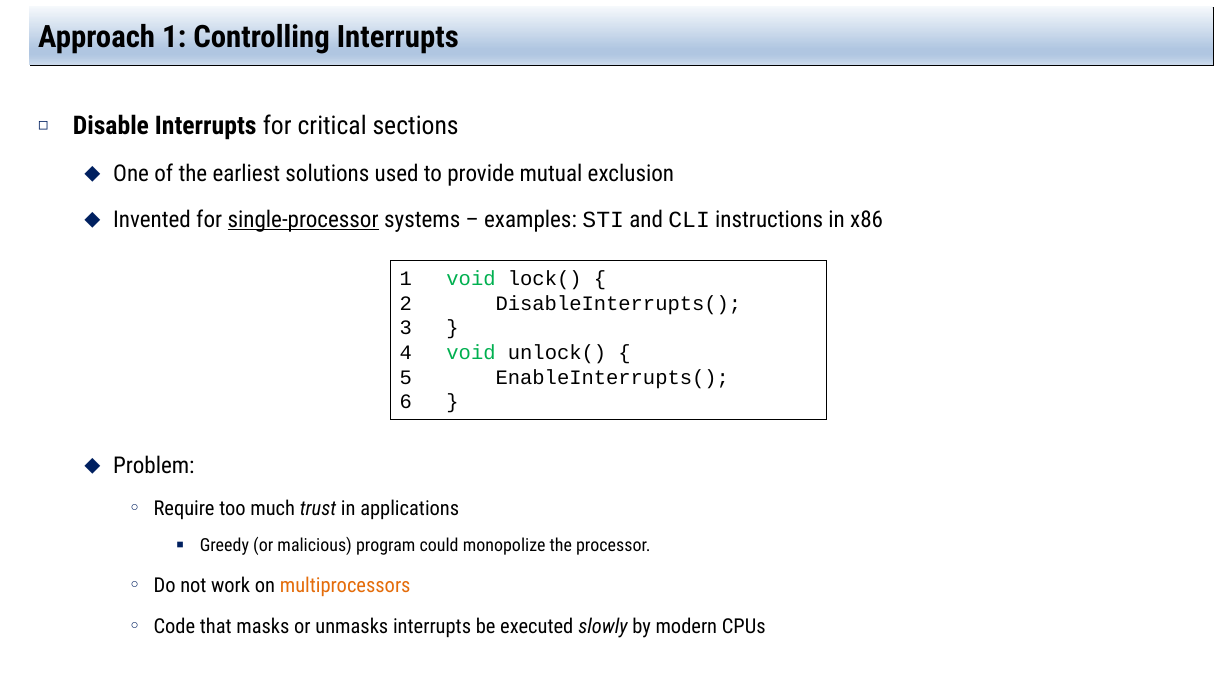
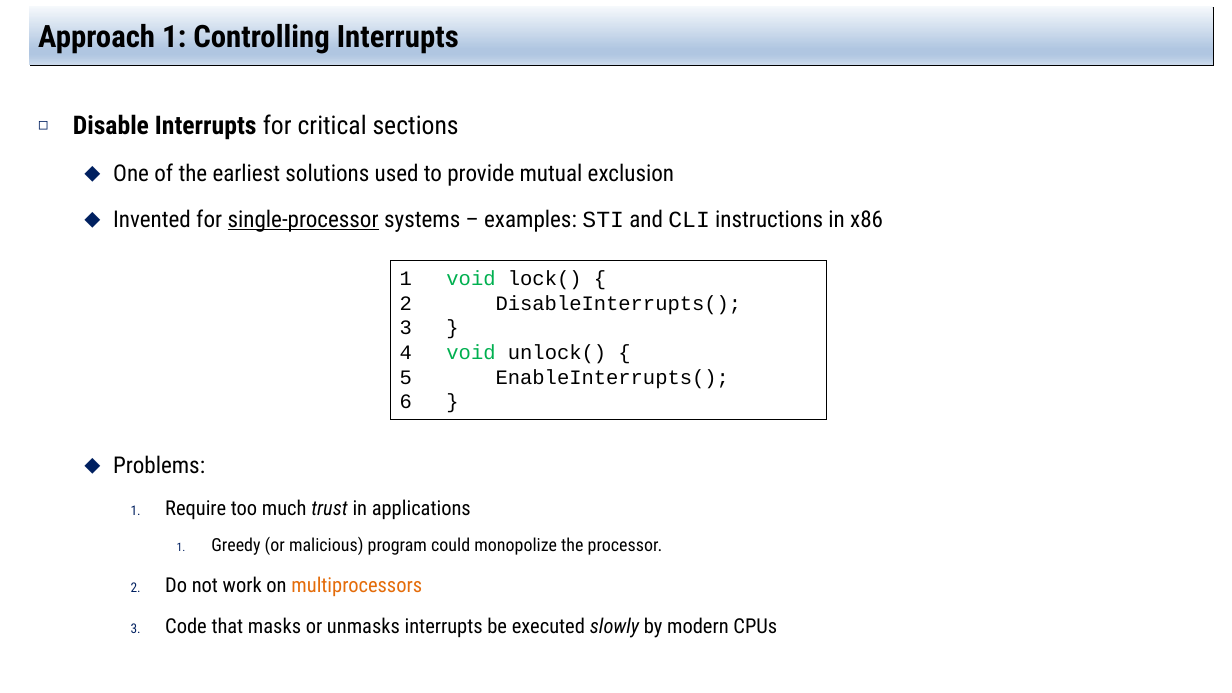
Before and after one commit to jachermocilla/extra-course-materials, a slide deck: slide 11 of cmsc125/ostep/slides/02.Concurrency/28.Locks.pptx. Drawn at 1232x693 pixels with LibreOffice and Linux fonts; fonts in the diff are those of the drawing. Boxes give left, top, right and bottom in pixels: in the first picture for what was removed or moved away, otherwise in the second. Text is boxed around its words. In the diff, an @@ line names an element or a change of style, - is before the commit and + after.

```diff
--- a/cmsc125/ostep/slides/02.Concurrency/28.Locks.pptx
+++ b/cmsc125/ostep/slides/02.Concurrency/28.Locks.pptx
@@ text at (113,455,205,474): text changed @@
-  ⬥ Problem:
+  ⬥ Problems:
@@ text at (165,499,777,638): bullet ○ to 1.; bullet ■ to 1. @@
```
Also in this commit, not shown: 4 other slides changed, 1 other file.
